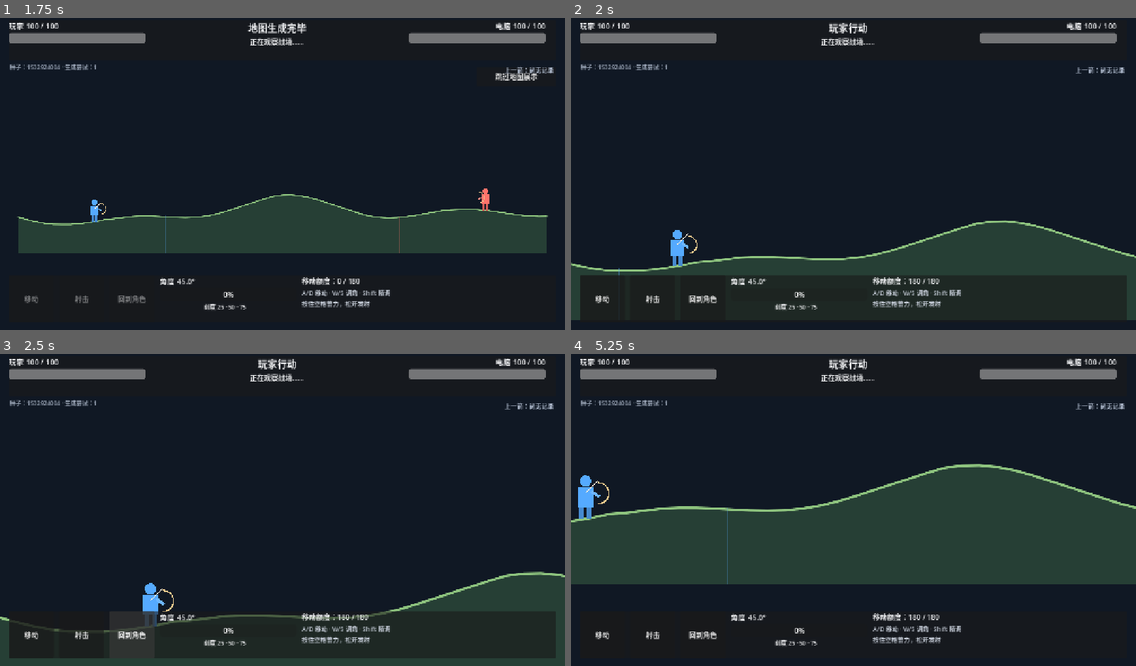
Above: before the commit, frames 1-4 (two rows, left to right).
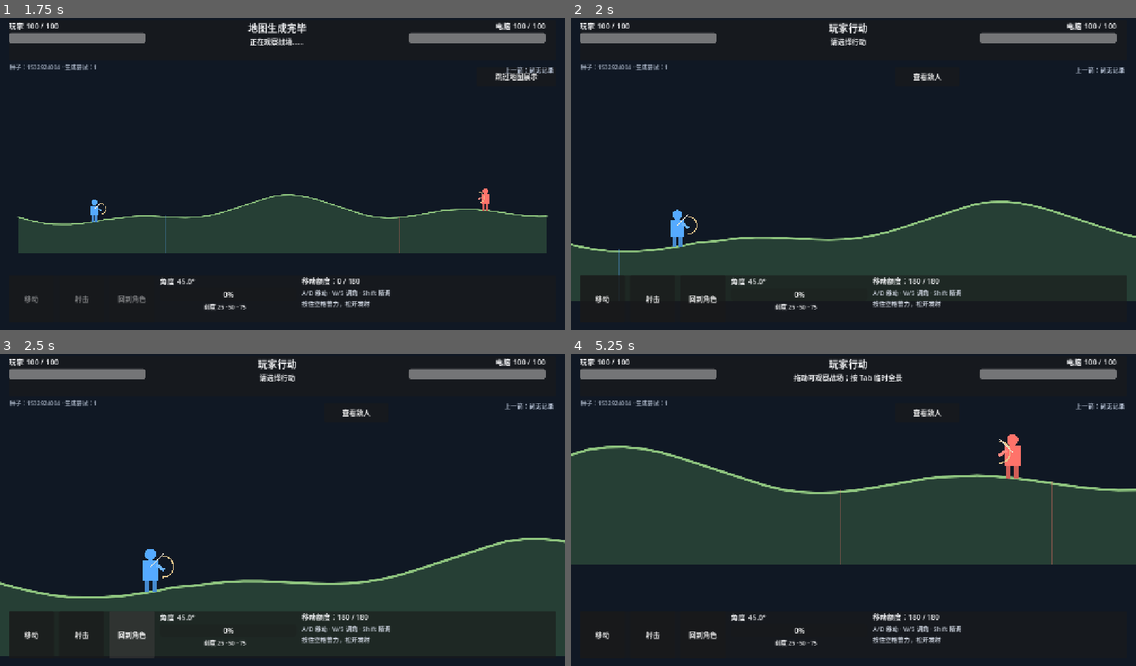
Above: after the commit, the same moments.

Repository: Xiangyu-Gu-6/Archers-Battle-Demo
Game: Godot game, scene res://scenes/Main.tscn
Same seed, same stepped clock (60 frames per second), same inputs: the game is played once before the commit and once after it.
Inputs (mouse positions are in pixels of both pictures, inside the frame that each line leads up to):
- Up to frame 1 (1.75 s): tap Enter at 0.5 s; move the mouse to (406, 155) at 0.52 s; hold D (move_right) 0.53-1.25 s; tap S (aim_down) at 0.6 s; click (406, 155) at 0.67 s; tap W (aim_up) at 0.8 s; drag from (169, 186) to (254, 236) at 1.27 s
- Up to frame 2 (2 s): no input
- Up to frame 3 (2.5 s): click "回到角色" at 2 s
- Up to frame 4 (5.25 s): click (926, 413) at 2.75 s, where only the run after the commit has a clickable "查看敌人"; move the mouse to (910, 438) at 3.52 s; hold D (move_right) 3.53-4.25 s; tap Tab at 3.6 s; click (910, 438) at 3.67 s; tap S (aim_down) at 3.8 s; drag from (825, 572) to (684, 460) at 4.27 s; move the mouse to (1023, 553) at 5.02 s; hold A (move_left) from 5.03 s (still down); tap W (aim_up) at 5.1 s; click (1023, 553) at 5.17 s

Frame 1 is identical in both runs. In frame 2, 7.7% of the frame differs, in the area x 0-100%, y 6-97%; in frame 3, 13%; in frame 4, 16%, in the area x 0-100%, y 6-74%.

Commit message:
feat: improve battle camera and phase feedback

Diff:
--- a/scripts/main.gd
+++ b/scripts/main.gd
@@ -37,6 +37,10 @@
 var zoom_goal := Vector2.ONE
 var dragging := false
 var last_mouse := Vector2.ZERO
+var drag_hint_shown := false
+var temporary_full_view := false
+var saved_camera_goal := Vector2.ZERO
+var saved_zoom_goal := Vector2.ONE
 var trajectory := PackedVector2Array()
 var pending_player_shot := {}
 var last_player_shot := {}
@@ -58,6 +62,7 @@
 var return_button: Button
 var cancel_button: Button
 var skip_button: Button
+var enemy_button: Button
 var result_panel: PanelContainer
 var result_label: Label
 var again_button: Button
@@ -185,9 +190,17 @@
 	skip_button.focus_mode = Control.FOCUS_NONE
 	skip_button.pressed.connect(func(): intro_skipped = true)
 	root.add_child(skip_button)
+	enemy_button = Button.new()
+	enemy_button.text = "查看敌人"
+	enemy_button.position = Vector2(735, 122)
+	enemy_button.size = Vector2(145, 44)
+	enemy_button.focus_mode = Control.FOCUS_NONE
+	enemy_button.pressed.connect(_view_enemy)
+	root.add_child(enemy_button)
 	seed_label = _make_label("", 13)
 	seed_label.position = Vector2(22, 112)
 	seed_label.add_theme_color_override("font_color", Color("#9ba6b7"))
+	seed_label.visible = OS.is_debug_build()
 	root.add_child(seed_label)
 	last_shot_label = _make_label("上一箭：尚无记录", 14)
 	last_shot_label.position = Vector2(905, 118)
@@ -229,6 +242,7 @@
 	aim_hold_elapsed = 0.0
 	preview_update_elapsed = 0.0
 	dragging = false
+	temporary_full_view = false
 	intro_skipped = false
 	Input.action_release("move_left")
 	Input.action_release("move_right")
@@ -322,6 +336,7 @@
 	phase = Phase.SELECT
 	hit_label.text = ""
 	_focus_actor(current_side)
+	status_label.text = "请选择行动" if current_side == 0 else "电脑正在观察地形……"
 	_update_ui()
 	if current_side == 1:
 		_ai_turn(turn_token)
@@ -363,7 +378,28 @@
 	_update_ui()
 
 func _return_to_actor() -> void:
-	if phase in [Phase.SELECT, Phase.MOVE, Phase.AIM, Phase.CHARGE]: _focus_actor(current_side)
+	if phase in [Phase.SELECT, Phase.MOVE, Phase.AIM]:
+		temporary_full_view = false
+		_focus_actor(current_side)
+
+func _view_enemy() -> void:
+	if current_side != 0 or phase not in [Phase.SELECT, Phase.MOVE, Phase.AIM]: return
+	temporary_full_view = false
+	_focus_actor(1)
+
+func _begin_full_view() -> void:
+	if current_side != 0 or phase not in [Phase.SELECT, Phase.MOVE, Phase.AIM] or temporary_full_view: return
+	temporary_full_view = true
+	saved_camera_goal = camera_goal
+	saved_zoom_goal = zoom_goal
+	camera_goal = Vector2(balance.world_width * 0.5, 385.0)
+	zoom_goal = Vector2(0.5, 0.5)
+
+func _end_full_view() -> void:
+	if not temporary_full_view: return
+	temporary_full_view = false
+	camera_goal = saved_camera_goal
+	zoom_goal = saved_zoom_goal
 
 func _physics_process(delta: float) -> void:
 	var camera := get_node("BattleCamera") as Camera2D
@@ -399,6 +435,9 @@
 
 func _unhandled_input(event: InputEvent) -> void:
 	if event is InputEventKey and current_side == 0:
+		if event.keycode == KEY_TAB and not event.echo:
+			if event.pressed: _begin_full_view()
+			else: _end_full_view()
 		if event.is_action("aim_up") or event.is_action("aim_down"):
 			var is_up := event.is_action("aim_up")
 			if event.pressed and not event.echo and phase == Phase.AIM:
@@ -423,9 +462,12 @@
 		elif event.is_action_released("charge") and phase == Phase.CHARGE and charging:
 			charging = false
 			_fire_arrow(current_side, charge_power)
-	if event is InputEventMouseButton and event.button_index == MOUSE_BUTTON_LEFT and phase in [Phase.SELECT, Phase.MOVE, Phase.AIM, Phase.CHARGE]:
+	if event is InputEventMouseButton and event.button_index == MOUSE_BUTTON_LEFT and phase in [Phase.SELECT, Phase.MOVE, Phase.AIM]:
 		dragging = event.pressed
 		last_mouse = event.position
+		if event.pressed and not drag_hint_shown:
+			drag_hint_shown = true
+			status_label.text = "拖动可观察战场；按 Tab 临时全景"
 	if event is InputEventMouseMotion and dragging and current_side == 0:
 		camera_goal -= event.relative / get_node("BattleCamera").zoom
 		camera_goal.x = clampf(camera_goal.x, 640.0, balance.world_width - 640.0)
@@ -438,7 +480,16 @@
 		charge_elapsed = 0.0
 		charge_power = 0.0
 		phase = Phase.AIM
+		aim_up_held = false
+		aim_down_held = false
+		dragging = false
+		_end_full_view()
 		status_label.text = "窗口焦点已恢复；请重新按空格蓄力"
+	elif what == NOTIFICATION_APPLICATION_FOCUS_OUT:
+		aim_up_held = false
+		aim_down_held = false
+		dragging = false
+		_end_full_view()
 
 func _move_actor(actor, direction: float, delta: float) -> void:
 	var requested_distance := minf(balance.move_speed * delta, move_remaining)
@@ -520,7 +571,7 @@
 		_update_last_shot_ui()
 		queue_redraw()
 	_update_ui()
-	await get_tree().create_timer(0.6).timeout
+	await get_tree().create_timer(1.0).timeout
 	if token != turn_token: return
 	if archers[0].health <= 0 or archers[1].health <= 0:
 		_end_game()
@@ -663,7 +714,7 @@
 func _focus_actor(side: int) -> void:
 	camera_goal = archers[side].global_position + Vector2(0.0, -130.0)
 	camera_goal.x = clampf(camera_goal.x, 640.0, balance.world_width - 640.0)
-	camera_goal.y = 340.0
+	camera_goal.y = clampf(archers[side].global_position.y - 180.0, 260.0, 420.0)
 	zoom_goal = Vector2(1.0, 1.0)
 
 func _update_ui() -> void:
@@ -684,4 +735,5 @@
 	shoot_button.disabled = not player_can_choose
 	end_move_button.visible = current_side == 0 and phase == Phase.MOVE
 	cancel_button.visible = current_side == 0 and ((phase == Phase.MOVE and not move_committed) or (phase == Phase.AIM and not shot_committed))
-	return_button.disabled = current_side != 0 or phase not in [Phase.SELECT, Phase.MOVE, Phase.AIM, Phase.CHARGE]
+	return_button.disabled = current_side != 0 or phase not in [Phase.SELECT, Phase.MOVE, Phase.AIM]
+	enemy_button.visible = current_side == 0 and phase in [Phase.SELECT, Phase.MOVE, Phase.AIM]
